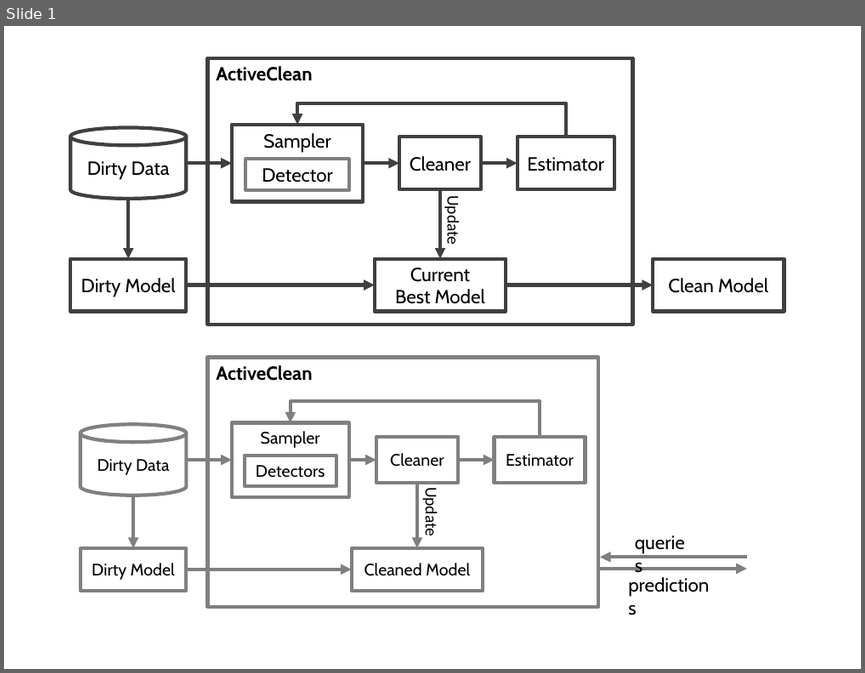
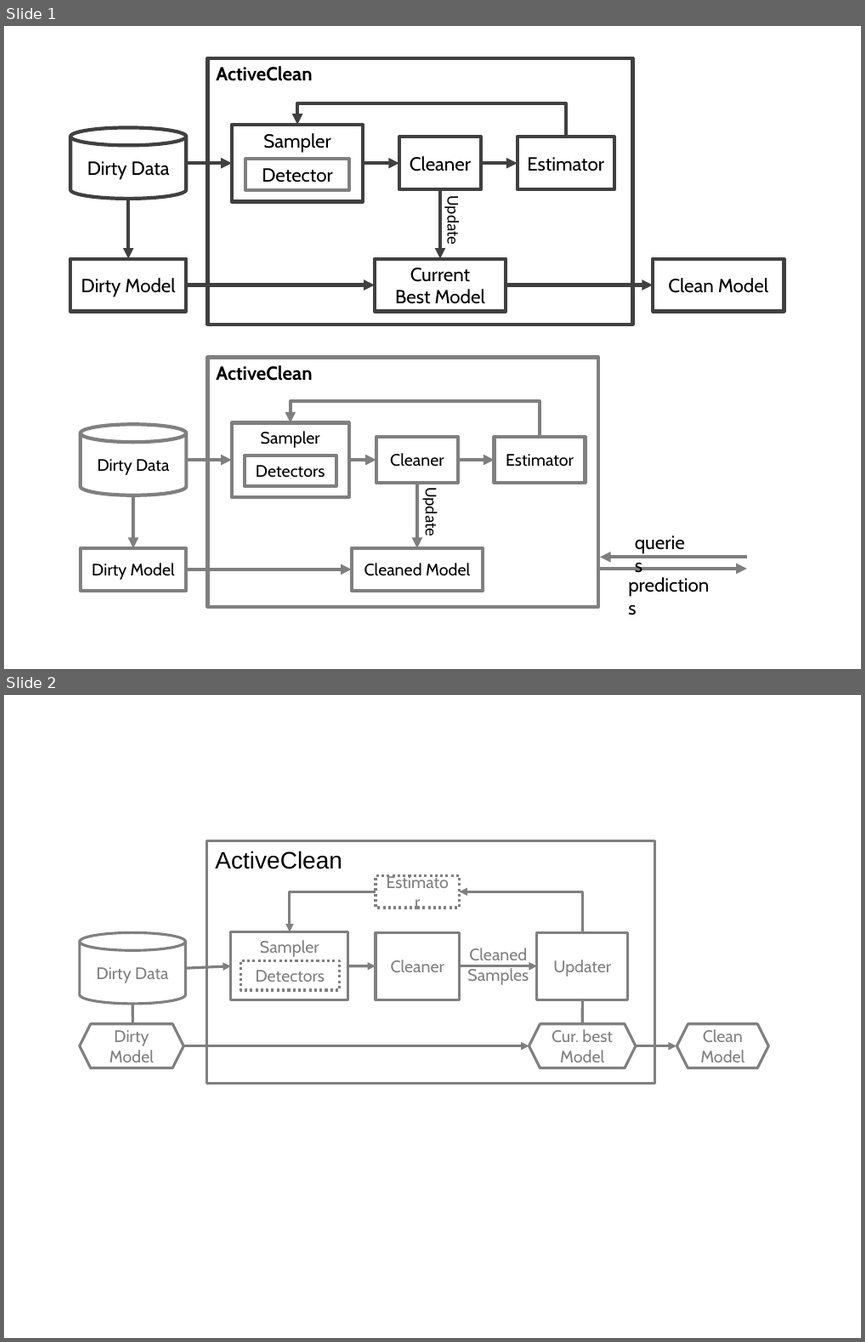
Before and after one commit to sjyk/sampleml, a slide deck: figs/figs.pptx. Shown one above the other, each under a label of ours: slide 1 before the commit, slides 1 and 2 after it. The pictures are 865x673 and 865x1342 pixels, drawn with LibreOffice and Linux fonts; fonts in the diff are those of the drawing. Boxes give left, top, right and bottom in pixels: in the first picture for what was removed or moved away, otherwise in the second. Text is boxed around its words. In the diff, an @@ line names an element or a change of style, - is before the commit and + after.

```diff
--- a/figs/figs.pptx
+++ b/figs/figs.pptx
@@ slide 2 added at box(4, 695, 861, 1338), background #FFFFFF @@
@@ rectangle added at box(207, 840, 655, 1083), fill #FFFFFF, outline #808080 2.25 pt, 20 pt, text #000000 @@
+ActiveClean
@@ elbow arrow added from (375, 891) to (290, 931), #808080 2.25 pt @@
@@ rectangle added at box(375, 876, 459, 907), fill #FFFFFF, outline #808080 2.25 pt dashed, 14 pt, text #808080 @@
+Estimator
@@ elbow arrow added from (582, 932) to (459, 891), #808080 2.25 pt @@
@@ cylinder added at box(80, 932, 186, 1004), fill #FFFFFF, outline #808080 2.25 pt, 14 pt, text #808080 @@
+Dirty Data
@@ rectangle added at box(231, 931, 348, 1000), fill #FFFFFF, outline #808080 2.25 pt, 14 pt, text #808080 @@
+Sampler
@@ rectangle added at box(375, 932, 459, 999), fill #FFFFFF, outline #808080 2.25 pt, 14 pt, text #808080 @@
+Cleaner
@@ text added at box(467, 947, 528, 985), 14 pt, text #808080 @@
+Cleaned
+Samples
@@ rectangle added at box(537, 932, 628, 999), fill #FFFFFF, outline #808080 2.25 pt, 14 pt, text #808080 @@
+Updater
@@ arrow added from (186, 969) to (231, 966), #7F7F7F 2.25 pt @@
@@ rectangle added at box(240, 960, 339, 991), fill #FFFFFF, outline #808080 2.25 pt dashed, 14 pt, text #808080 @@
+Detectors
@@ arrow added from (348, 966) to (375, 966), #7F7F7F 2.25 pt @@
@@ arrow added from (459, 966) to (537, 966), #7F7F7F 2.25 pt @@
@@ arrow added from (582, 999) to (582, 1038), #7F7F7F 2.25 pt @@
@@ hexagon added at box(80, 1024, 183, 1067), fill #FFFFFF, outline #808080 2.25 pt, 14 pt, text #808080 @@
+Dirty
+Model
@@ arrow added from (132, 1004) to (132, 1038), #7F7F7F 2.25 pt @@
@@ hexagon added at box(529, 1024, 636, 1067), fill #FFFFFF, outline #808080 2.25 pt, 14 pt, text #808080 @@
+Cur. best
+Model
@@ hexagon added at box(676, 1024, 768, 1067), fill #FFFFFF, outline #808080 2.25 pt, 14 pt, text #808080 @@
+Clean
+Model
@@ arrow added from (184, 1045) to (529, 1045), #7F7F7F 2.25 pt @@
@@ arrow added from (615, 1045) to (676, 1045), #7F7F7F 2.25 pt @@
```
Also in this commit, not shown: 4 other files.
